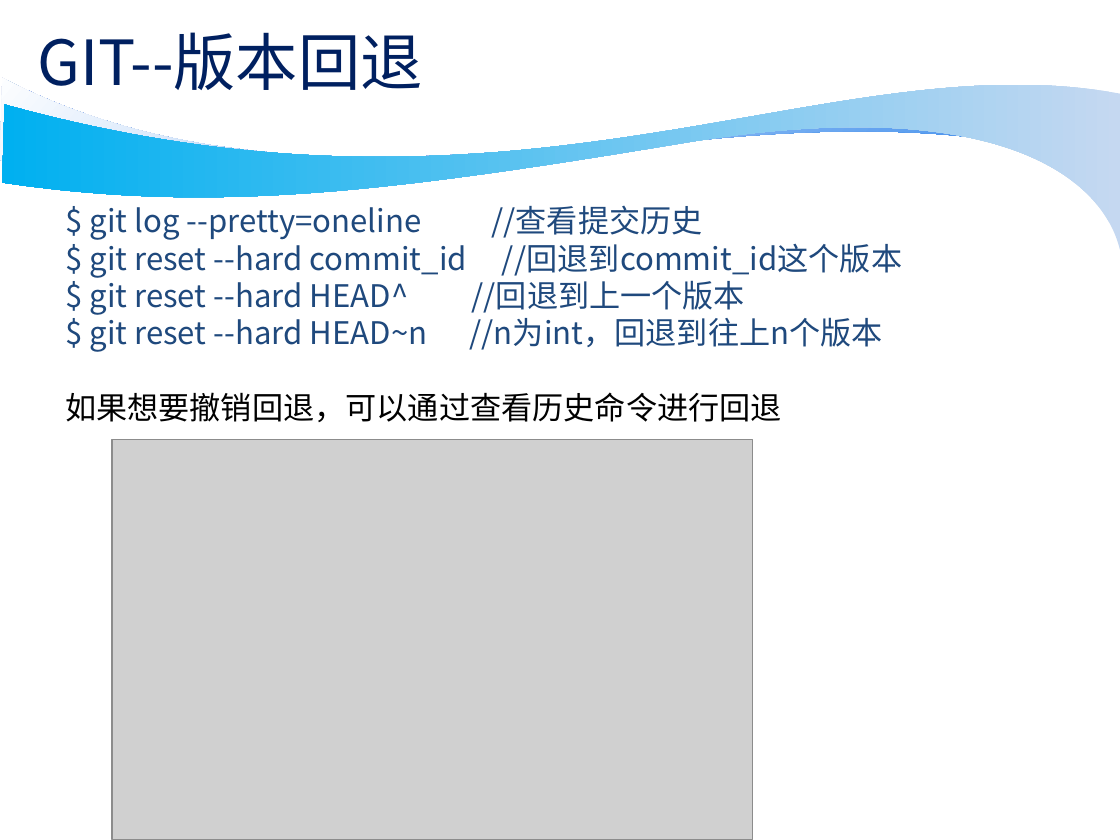
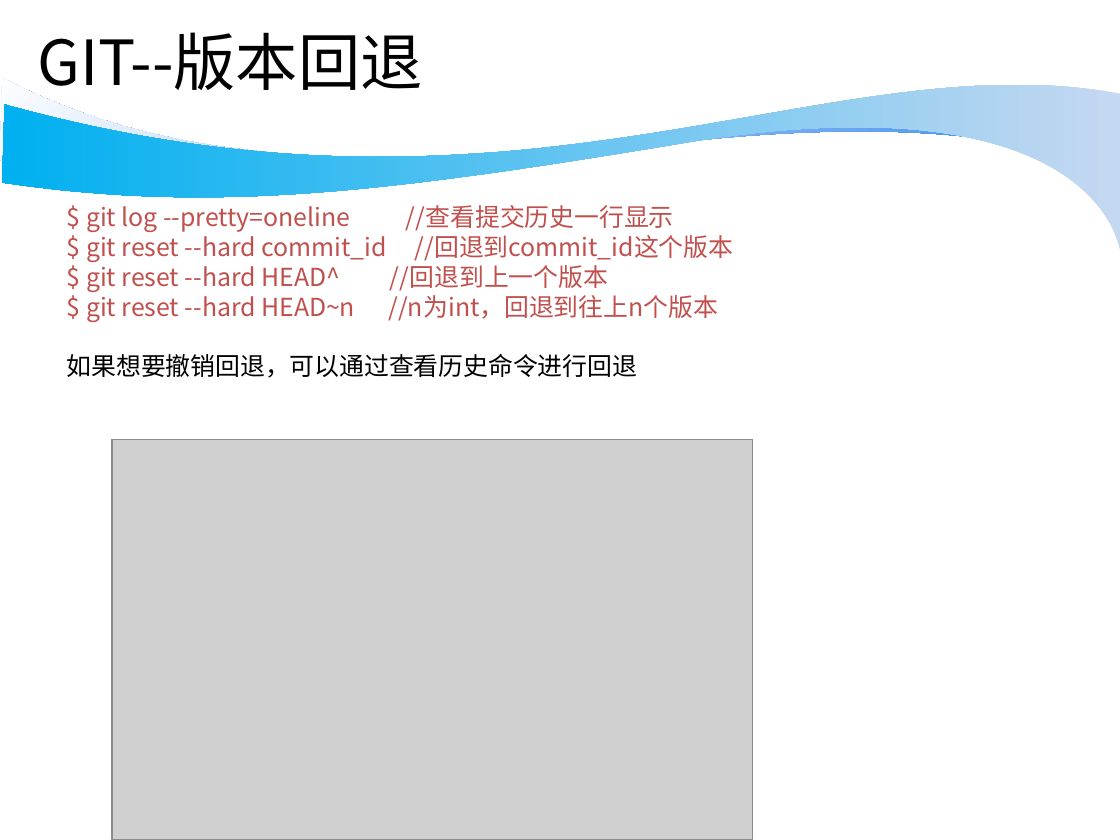
Before and after one commit to wobushixianyu/GitSkillSharing, a slide deck: slide 8 of git_skill_sharing.ppt. Drawn at 1120x840 pixels with LibreOffice and Linux fonts; fonts in the diff are those of the drawing; grey boxes stand for pictures; background and template pictures are left out. Boxes give left, top, right and bottom in pixels: in the first picture for what was removed or moved away, otherwise in the second. Text is boxed around its words. In the diff, an @@ line names an element or a change of style, - is before the commit and + after.

```diff
--- a/git_skill_sharing.ppt
+++ b/git_skill_sharing.ppt
@@ title "GIT--版本回退" at [37, 32, 422, 100]: text colour #002060 to #000000 @@
@@ text at [86, 205, 674, 232]: text changed; size 20 to 16 pt; text colour #1F497D to #C0504D @@
-$ git log --pretty=oneline //查看提交历史
+$ git log --pretty=oneline //查看提交历史一行显示
@@ text at [67, 231, 733, 378]: size 20 to 16 pt in "$ git reset --hard commit_id //回退到commit_id这个版本", "$ git reset --hard HEAD^ //回退到上一个版本", "$ git reset --hard HEAD~n //n为int，回退到往上n个版本", "如果想要撤销回退，可以通过查看历史命令进行回退"; text colour #1F497D to #C0504D in "$ git reset --hard commit_id //回退到commit_id这个版本", "$ git reset --hard HEAD^ //回退到上一个版本", "$ git reset --hard HEAD~n //n为int，回退到往上n个版本" @@
```
Also in this commit, not shown: 8 other slides changed, 24 slides added, 1 slide removed.
